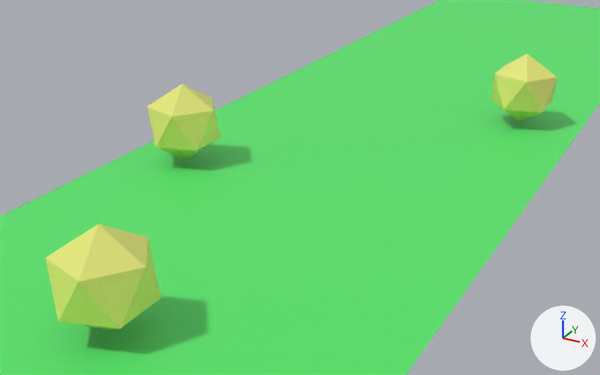
An edit to the Blender file 3dRun2/stage/blender/stage4.blend, drawn before and after from the same camera.
Both versions are drawn from a camera (50 mm lens) standing at (17.5, -31.9, 15.9) and looking at (0.3, -0.7, 0.3). Every picture has the same lights, and +X, +Y and +Z are marked at lower right. Both versions are drawn at frame 136 of the action 'obstacleアクション'; the numbers are the values there.

The first picture shows 'ground', 'move1', 'move2', 'move3'.
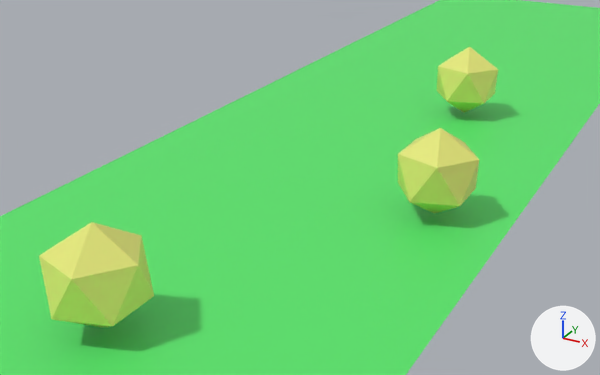
What differs and where, as boxes (x1, y1, x2, y2) in the pictures (600 x 375 px):
'move3', moved
    before: (46, 224, 161, 330)
    after: (39, 222, 154, 327)
'move1', moved
    before: (147, 84, 221, 159)
    after: (398, 128, 479, 213)
'move2', moved
    before: (491, 54, 557, 122)
    after: (437, 47, 498, 113)

The edits, one by one:
Object 'move1' (ob_move1) moves from (-6.67, 0.0, 2.1) to (6.7, 0.0, 2.1).
Object 'move2' (ob_move2) moves from (6.67, 14.0, 2.1) to (3.35, 14.0, 2.1).
Object 'move3' (ob_move3) moves from (0.29, -14.0, 2.1) to (0.0, -14.0, 2.1).
